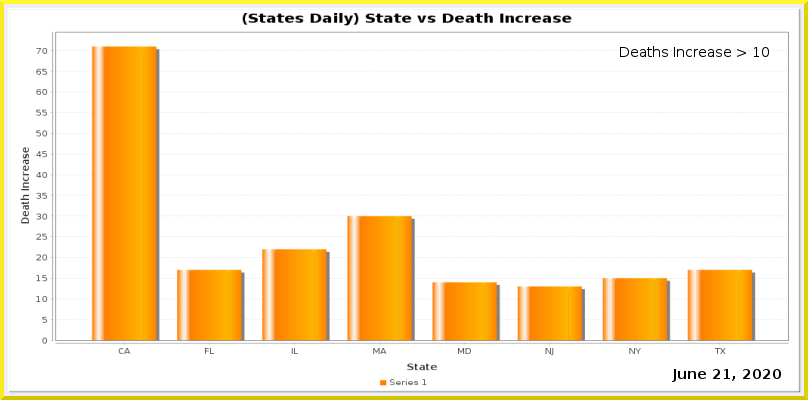
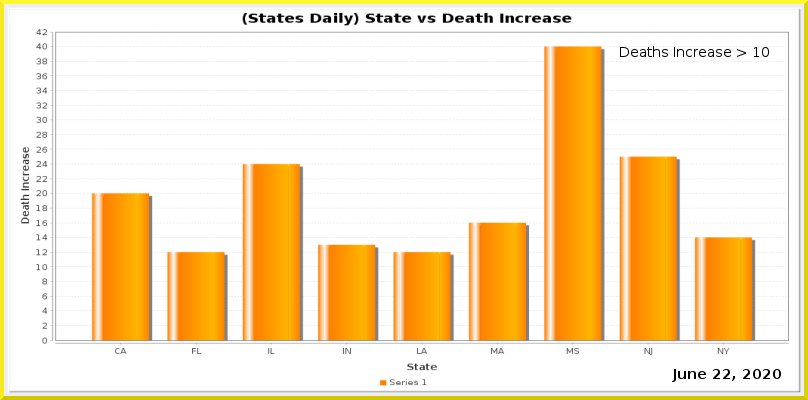
Layer changes from the first w=808, h=400 image to the second:
painted on "Current Date" over [723, 369, 730, 379]
painted on "Date_vs_TestIncrease.png" over [36, 29, 789, 356]
